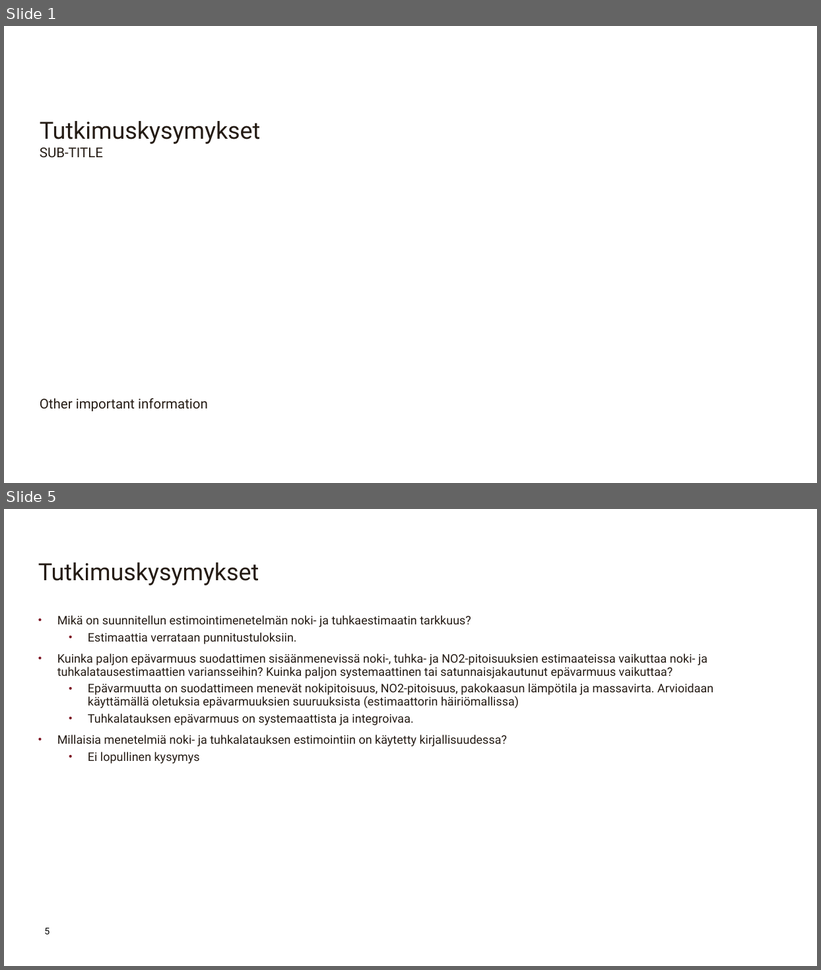
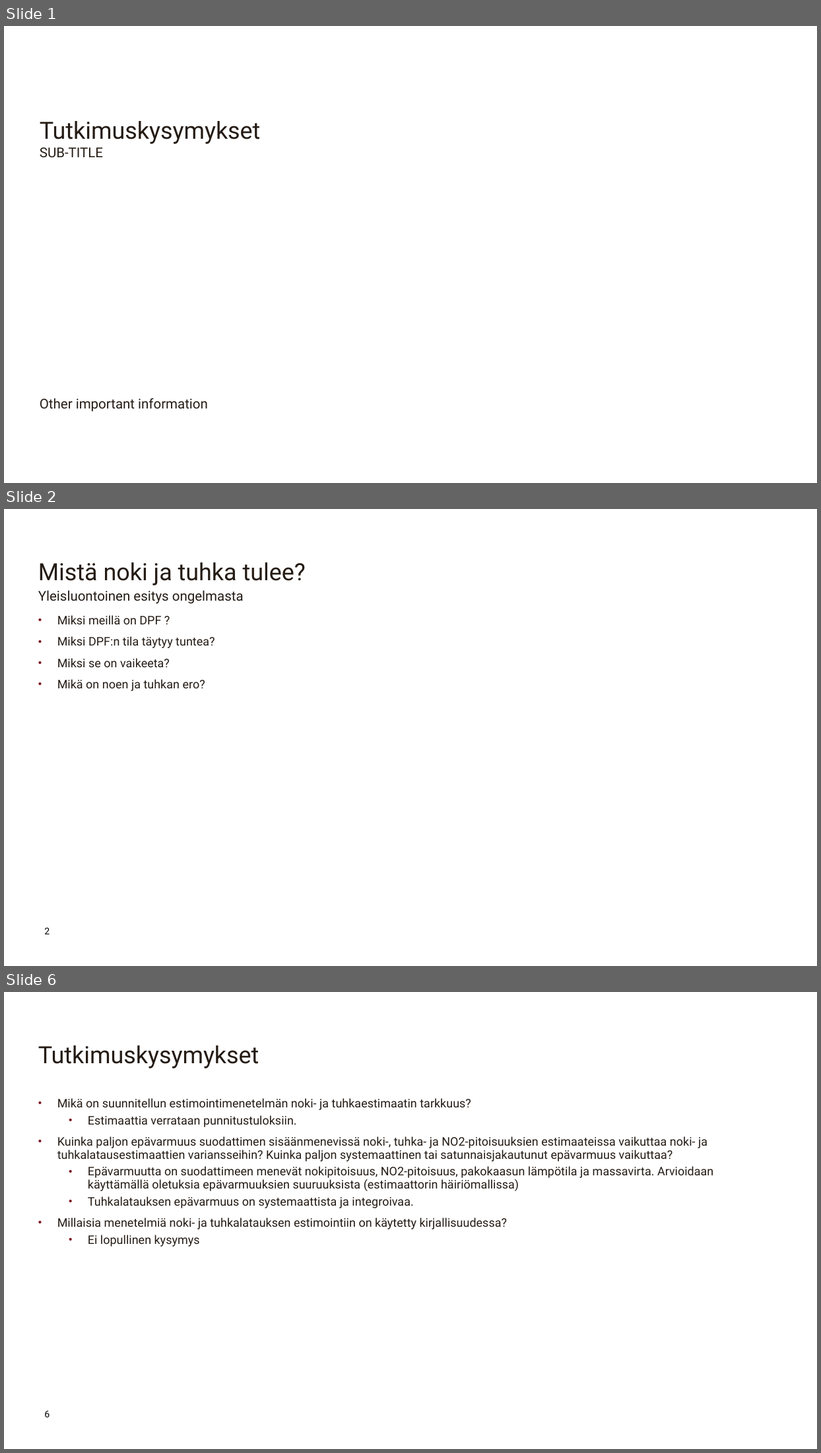
Before and after one commit to sheriffraato/diplomityo, a slide deck: Tutkimuskysymysesittely.pptx. Shown one above the other, each under a label of ours: slides 1 and 5 before the commit, slides 1, 2 and 6 after it; the slides between them are not shown. The pictures are 821x970 and 821x1453 pixels, drawn with LibreOffice and Linux fonts; fonts in the diff are those of the drawing; background and template pictures are left out. Boxes give left, top, right and bottom in pixels: in the first picture for what was removed or moved away, otherwise in the second. Text is boxed around its words. In the diff, an @@ line names an element or a change of style, - is before the commit and + after.

```diff
--- a/Tutkimuskysymysesittely.pptx
+++ b/Tutkimuskysymysesittely.pptx
@@ slide 2 added at [4, 509, 817, 966], background #FFFFFF @@
@@ title added at [38, 562, 306, 586], 28 pt, text #241B14 @@
+Mistä noki ja tuhka tulee?
@@ subtitle added at [38, 590, 244, 604], 16 pt, text #241B14 @@
+Yleisluontoinen esitys ongelmasta
@@ text added at [57, 615, 215, 691], 14 pt, text #241B14 @@
+• Miksi meillä on DPF ?
+• Miksi DPF:n tila täytyy tuntea?
+• Miksi se on vaikeeta?
+• Mikä on noen ja tuhkan ero?
@@ page number added at [44, 928, 50, 935], 11 pt, text #000000 @@
+2
@@ what was slide 5 is now slide 6 @@
@@ page number at [44, 1411, 50, 1418]: text changed @@
-5
+6
```
Also in this commit, not shown: 3 slides changed, 2 other files.
